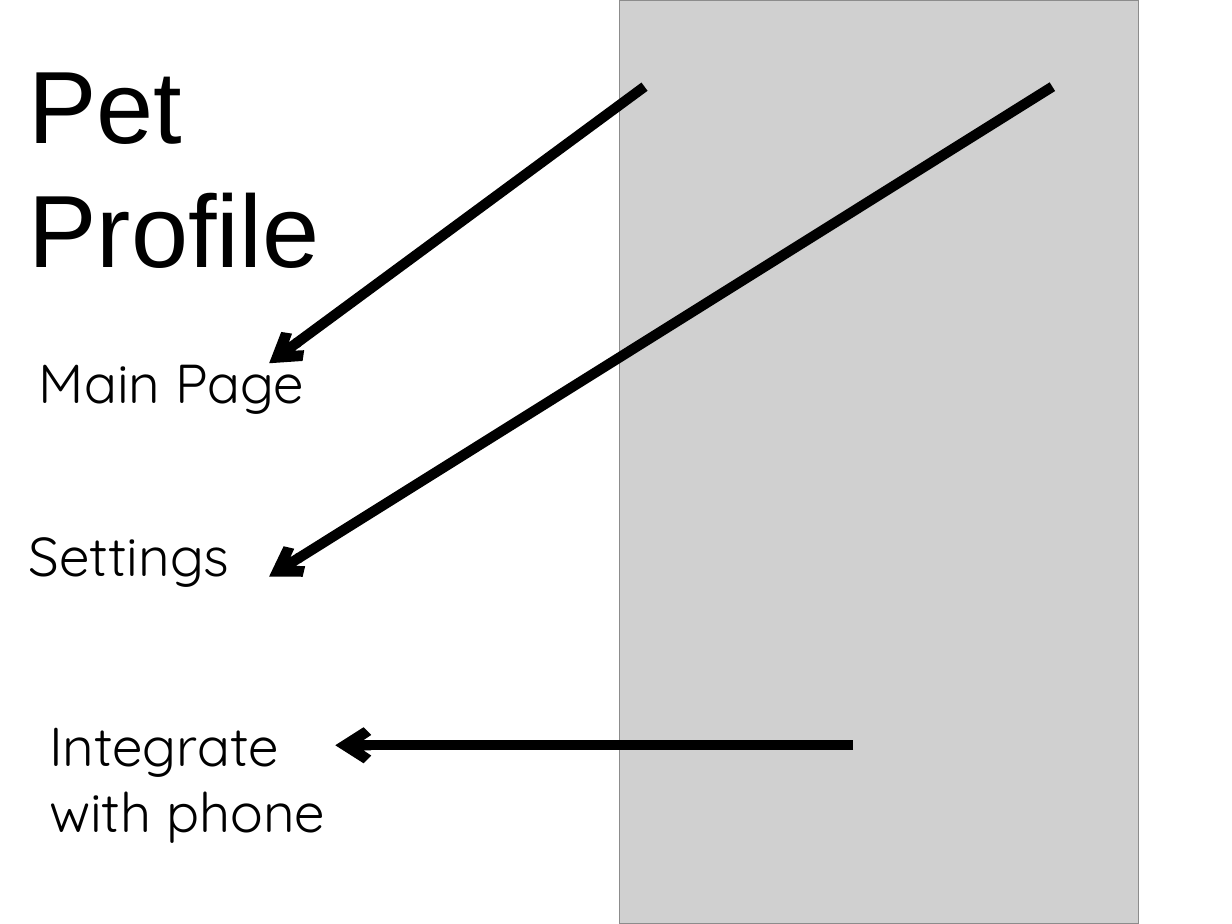
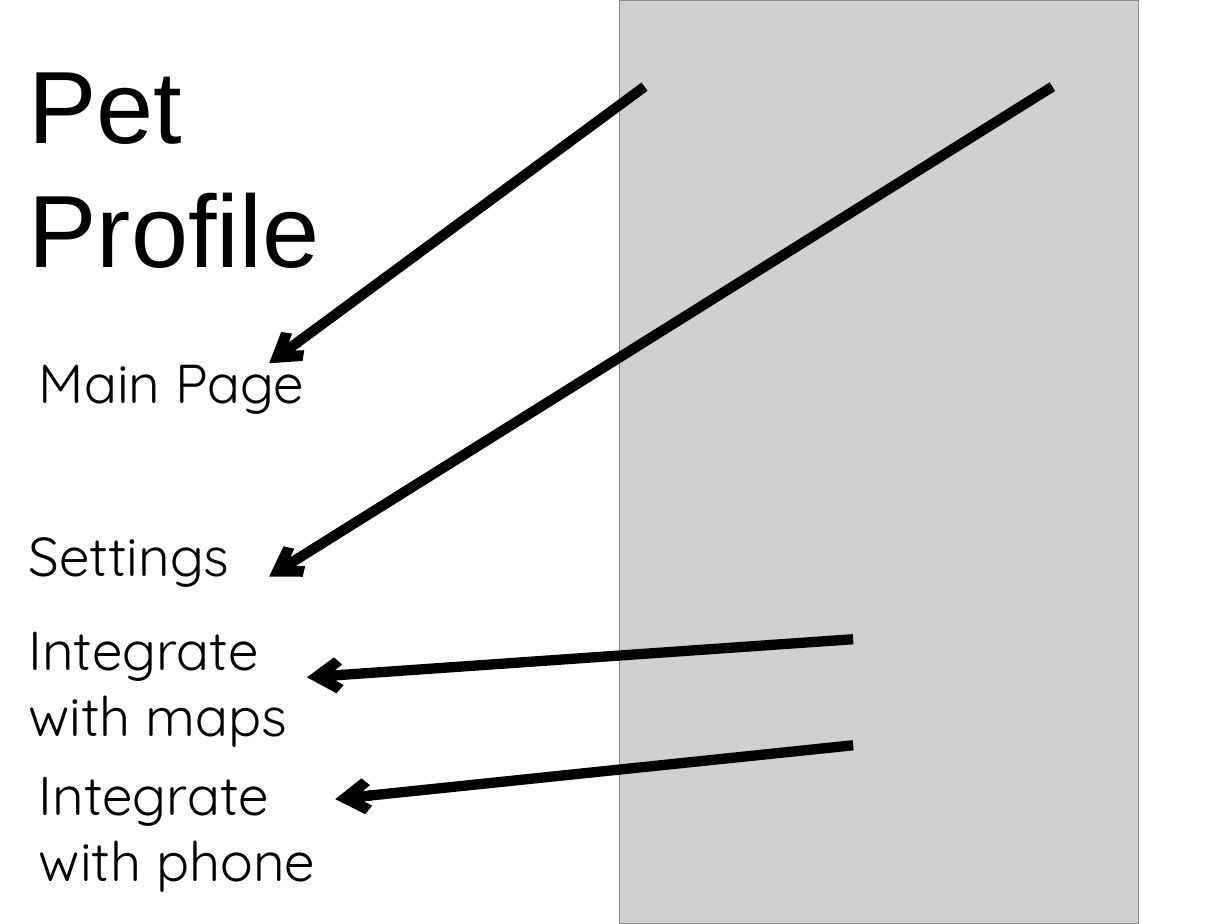
Before and after one commit to ericdchao/Pinder, a slide deck: slide 5 of full_mockup.pptx. Drawn at 1232x924 pixels with LibreOffice and Linux fonts; fonts in the diff are those of the drawing; grey boxes stand for pictures. Boxes give left, top, right and bottom in pixels: in the first picture for what was removed or moved away, otherwise in the second. Text is boxed around its words. In the diff, an @@ line names an element or a change of style, - is before the commit and + after.

```diff
--- a/full_mockup.pptx
+++ b/full_mockup.pptx
@@ text added at (28, 631, 288, 747), 32 pt, text #000000 @@
+Integrate
+with maps
@@ arrow added from (854, 639) to (307, 678), #000000 6 pt @@
@@ arrow moved from (854, 745) - (335, 745) to (854, 745) - (335, 800) @@
@@ text "Integrate": place and size @@
-text "Integrate" at (49, 727, 326, 843)
+text "Integrate" at (39, 776, 315, 892)
```
Also in this commit, not shown: 8 other files.
